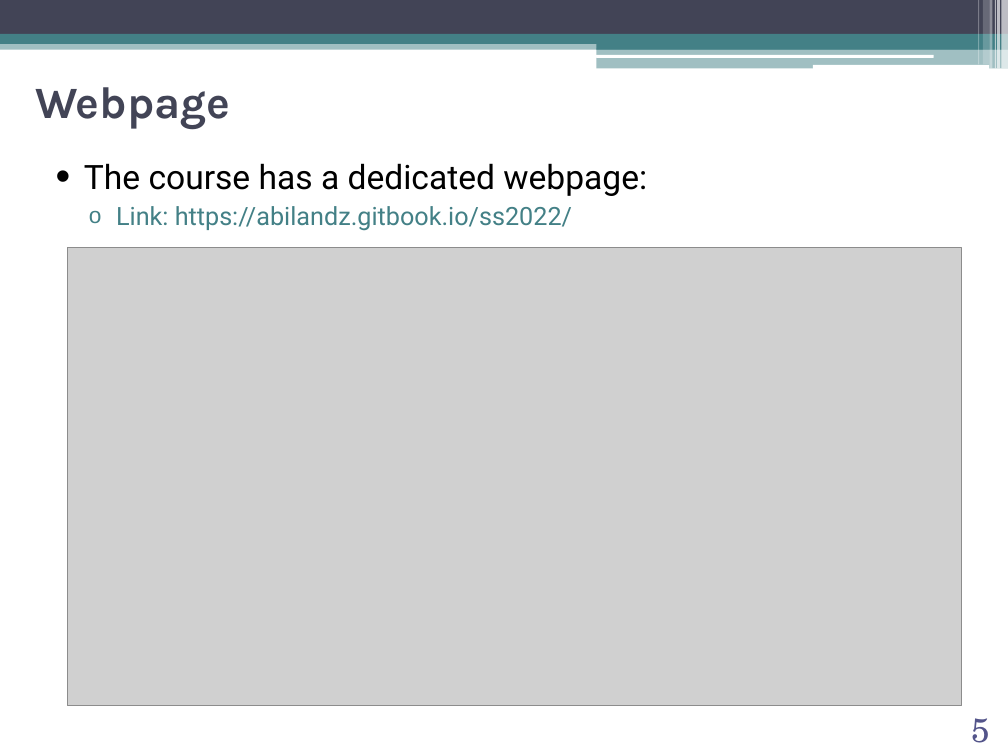
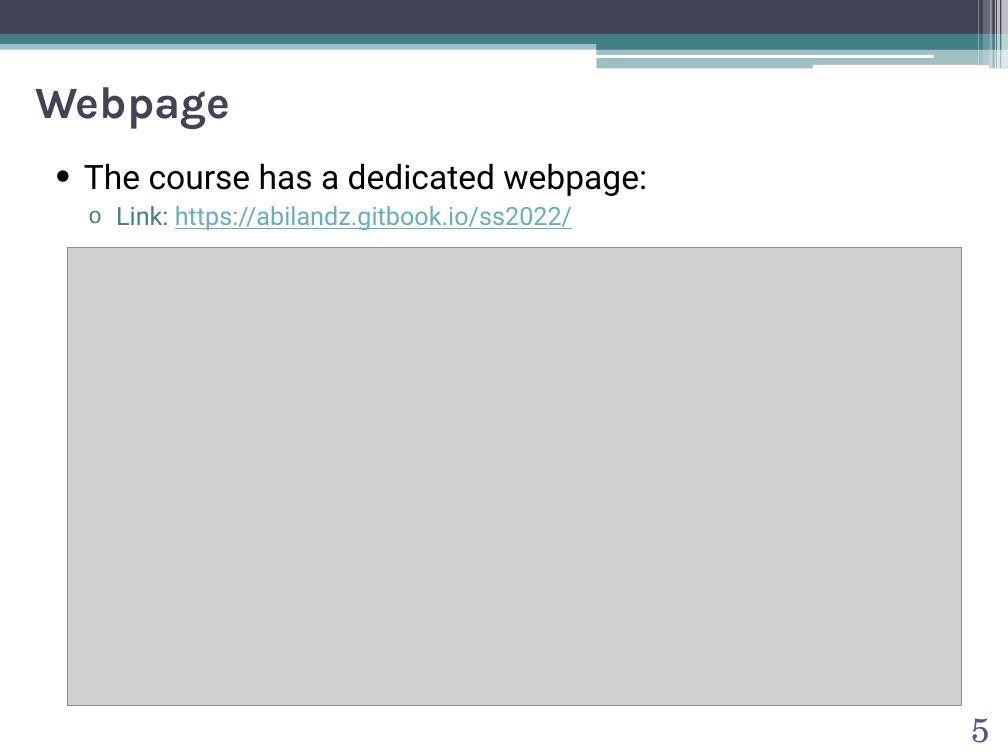
Before and after one commit to abilandz/PH8124, a slide deck: slide 5 of Lecture_1/ABilandzic_PH8124_SS2022.pptx. Drawn at 1008x756 pixels with LibreOffice and Linux fonts; fonts in the diff are those of the drawing; grey boxes stand for pictures; background and template pictures are left out. Boxes give left, top, right and bottom in pixels: in the first picture for what was removed or moved away, otherwise in the second. Text is boxed around its words. In the diff, an @@ line names an element or a change of style, - is before the commit and + after.

Commit message:
fixed broken link in slides

```diff
--- a/Lecture_1/ABilandzic_PH8124_SS2022.pptx
+++ b/Lecture_1/ABilandzic_PH8124_SS2022.pptx
@@ text at [116, 206, 572, 230]: text colour #438086 to #67AFBD, underline on in "https://abilandz.gitbook.io/ss2022/" @@
```
Also in this commit, not shown: 1 other file.
